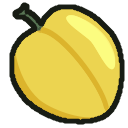
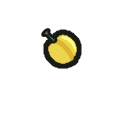
Layers edited between the first and the second w=128, h=128 image:
added layer "Small" above "Big" over bbox(41, 28, 82, 69)
renamed "Background" to "Big", hid it over bbox(9, 2, 125, 125)
